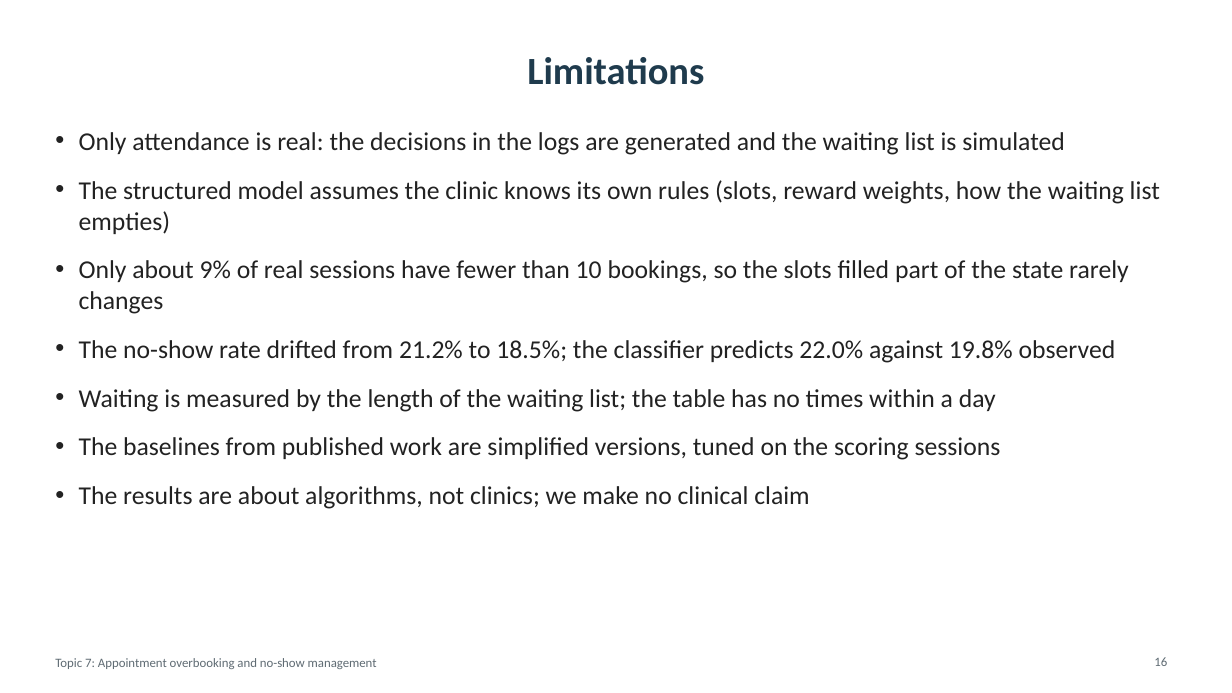
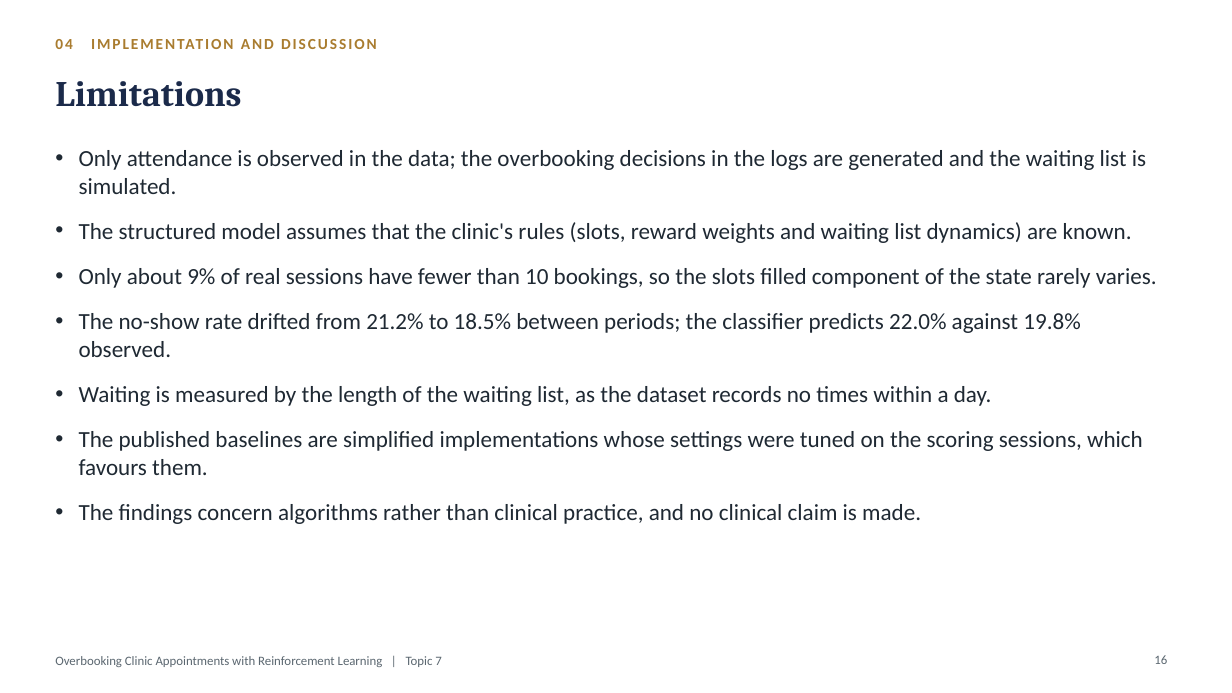
Before and after one commit to Nagasai-Datta/ml_lab, a slide deck: slide 16 of topic7/presentation/Topic7_Overbooking_Presentation.pptx. Drawn at 1232x693 pixels with LibreOffice and Linux fonts; fonts in the diff are those of the drawing. Boxes give left, top, right and bottom in pixels: in the first picture for what was removed or moved away, otherwise in the second. Text is boxed around its words. In the diff, an @@ line names an element or a change of style, - is before the commit and + after.

Commit message:
Presentation: formal wording and a new template

```diff
--- a/topic7/presentation/Topic7_Overbooking_Presentation.pptx
+++ b/topic7/presentation/Topic7_Overbooking_Presentation.pptx
@@ title "Limitations": place and size @@
-title "Limitations" at bbox=[527, 57, 704, 85]
+title "Limitations" at bbox=[55, 81, 241, 107]
@@ title "Limitations" at bbox=[55, 81, 241, 107]: size 30 to 28 pt, font Calibri to Cambria, text colour #1F3B4D to #1B2A4A; alignment centre to left @@
@@ text added at bbox=[55, 39, 815, 239], 12 pt, text #A97C2F, bold @@
+04 IMPLEMENTATION AND DISCUSSION
@@ text at bbox=[79, 150, 1157, 524]: text changed; size 20 to 18 pt; text colour #222222 to #1F2933 @@
-• Only attendance is real: the decisions in the logs are generated and the waiting list is simulated
-• The structured model assumes the clinic knows its own rules (slots, reward weights, how the waiting list empties)
-• Only about 9% of real sessions have fewer than 10 bookings, so the slots filled part of the state rarely changes
-• The no-show rate drifted from 21.2% to 18.5%; the classifier predicts 22.0% against 19.8% observed
-• Waiting is measured by the length of the waiting list; the table has no times within a day
-• The baselines from published work are simplified versions, tuned on the scoring sessions
-• The results are about algorithms, not clinics; we make no clinical claim
+• Only attendance is observed in the data; the overbooking decisions in the logs are generated and the waiting list is simulated.
+• The structured model assumes that the clinic's rules (slots, reward weights and waiting list dynamics) are known.
+• Only about 9% of real sessions have fewer than 10 bookings, so the slots filled component of the state rarely varies.
+• The no-show rate drifted from 21.2% to 18.5% between periods; the classifier predicts 22.0% against 19.8% observed.
+• Waiting is measured by the length of the waiting list, as the dataset records no times within a day.
+• The published baselines are simplified implementations whose settings were tuned on the scoring sessions, which favours them.
+• The findings concern algorithms rather than clinical practice, and no clinical claim is made.
@@ text at bbox=[55, 656, 441, 667]: text changed; text colour #5F6B73 to #5B6770 @@
-Topic 7: Appointment overbooking and no-show management
+Overbooking Clinic Appointments with Reinforcement Learning | Topic 7
@@ page number at bbox=[1154, 655, 1167, 664]: text colour #5F6B73 to #5B6770 @@
```
Also in this commit, not shown: 19 other slides changed, 1 slide added, 1 slide removed, 1 other file.
